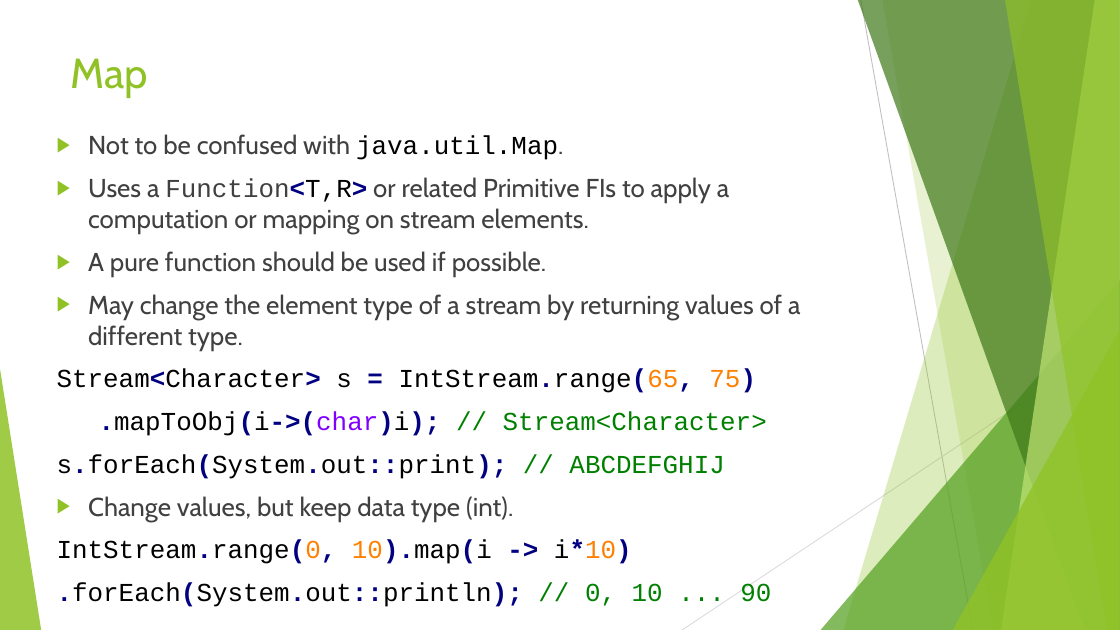
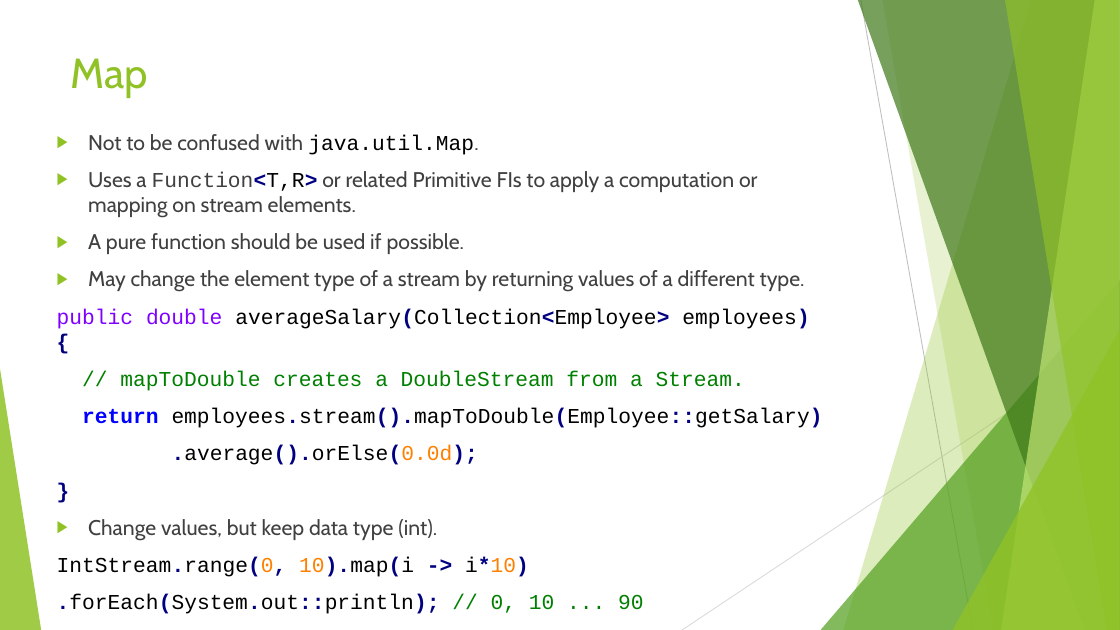
Before and after one commit to RichardRoda/2017-CodePaLOUsa-Lambda, a slide deck: slide 33 of Learning to Love the Lambda in the Stream.pptx. Drawn at 1120x630 pixels with LibreOffice and Linux fonts; fonts in the diff are those of the drawing. Boxes give left, top, right and bottom in pixels: in the first picture for what was removed or moved away, otherwise in the second. Text is boxed around its words. In the diff, an @@ line names an element or a change of style, - is before the commit and + after.

Commit message:
Get slides up to date with Java 18 (suggested by Grant C.).  Make some examples more concrete so that it is more apparent how lambdas can help in day to day code (suggested by Babu P).

```diff
--- a/Learning to Love the Lambda in the Stream.pptx
+++ b/Learning to Love the Lambda in the Stream.pptx
@@ text at bbox=[57, 134, 805, 577]: size 22.2 to 18.2 pt in "Not to be confused with java.util.Map.", "Uses a Function<T,R> or related Primitive FIs ...", "A pure function should be used if ...", "May change the element type of a ..." and 3 more places @@
@@ text at bbox=[57, 308, 823, 465]: text changed; size 22.2 to 18.2 pt @@
-Stream<Character> s = IntStream.range(65, 75)
-.mapToObj(i->(char)i); // Stream<Character>
-s.forEach(System.out::print); // ABCDEFGHIJ
+public double averageSalary(Collection<Employee> employees) {
+// mapToDouble creates a DoubleStream from a Stream.
+return employees.stream().mapToDouble(Employee::getSalary)
+.average().orElse(0.0d);
+}
```
Also in this commit, not shown: 9 other slides changed, 3 slides added, 1 other file.
